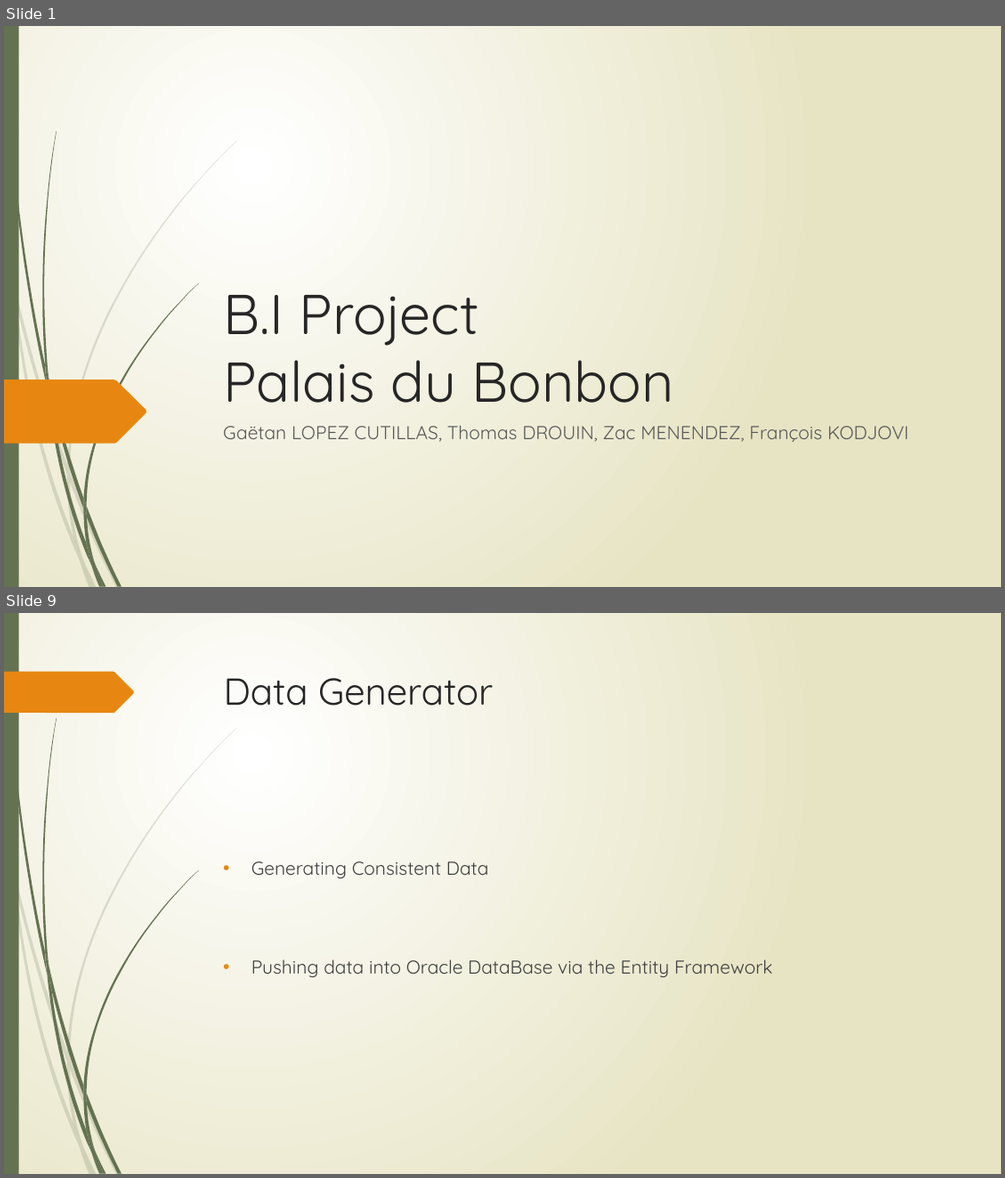
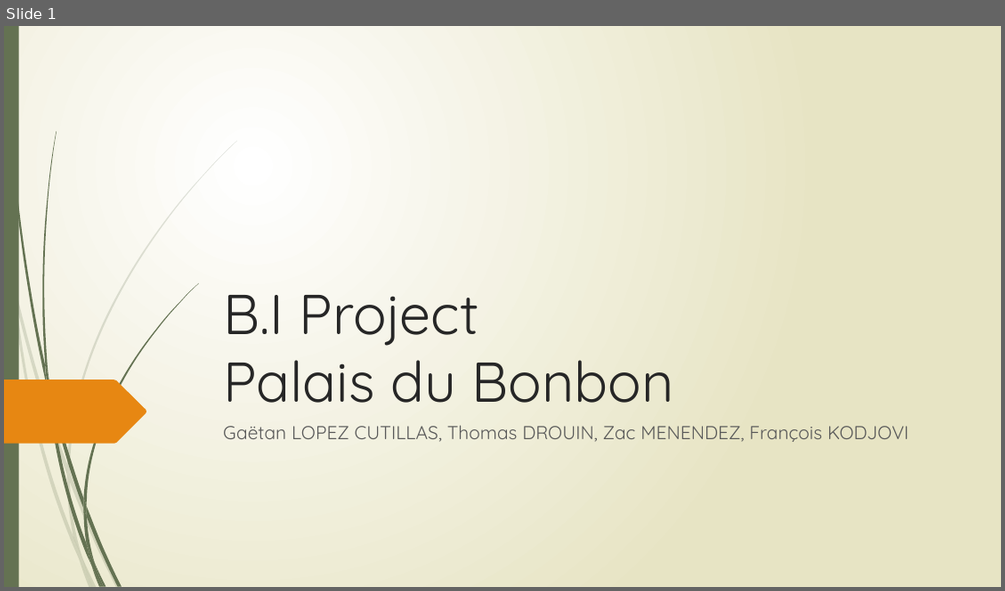
Before and after one commit to Gaetan90/ProjetBI, a slide deck: Projet BI.pptx. Shown one above the other, each under a label of ours: slides 1 and 9 before the commit, slide 1 after it; the slides between them are not shown. The pictures are 1005x1178 and 1005x591 pixels, drawn with LibreOffice and Linux fonts; fonts in the diff are those of the drawing. Boxes give left, top, right and bottom in pixels: in the first picture for what was removed or moved away, otherwise in the second. Text is boxed around its words. In the diff, an @@ line names an element or a change of style, - is before the commit and + after.

```diff
--- a/Projet BI.pptx
+++ b/Projet BI.pptx
@@ slide 9 removed at (4, 613, 1001, 1174), background gradient #FFFFFF to #E8E6C4; not listed: 23 template elements that a slide beside it also shows @@
@@ freeform shape removed at (4, 672, 134, 713) @@
@@ title removed at (224, 678, 493, 706) @@
-Data Generator
@@ text removed at (251, 861, 773, 977) @@
-• Generating Consistent Data
-• Pushing data into Oracle DataBase via the Entity Framework
```
Also in this commit, not shown: 5 slides changed, 10 slides added, 3 other slides removed.
